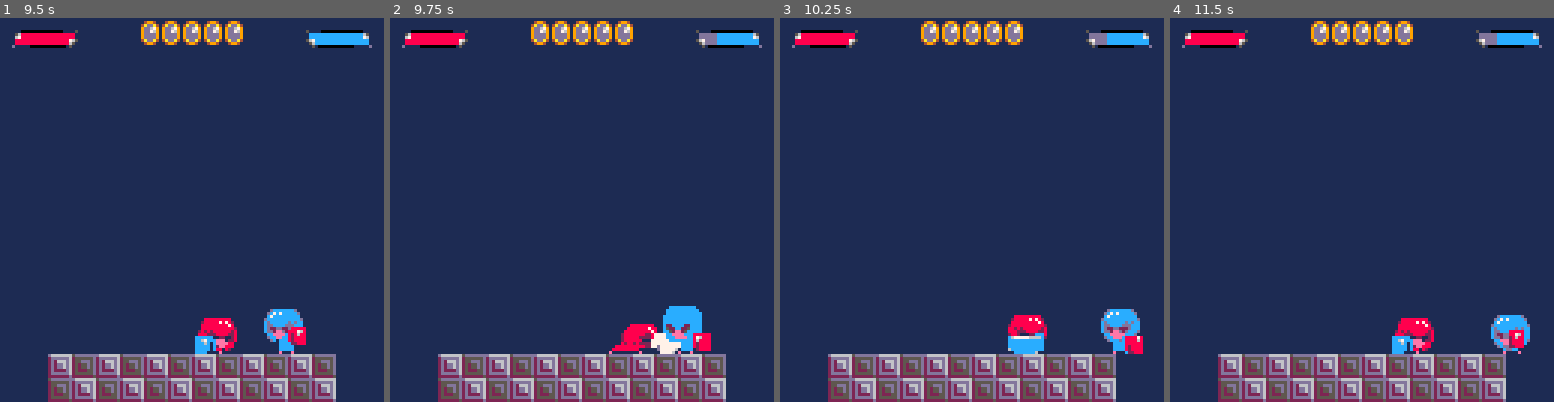
Above: before the commit, frames 1-4 (left to right).
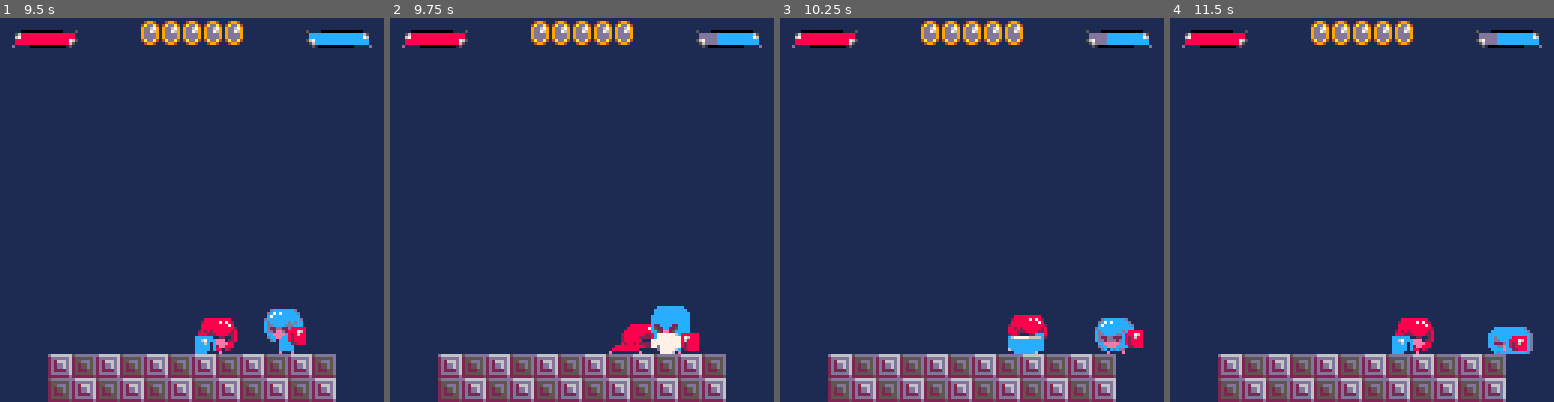
Above: after the commit, the same moments.

Repository: davidjtferguson/dancejab
Game: PICO-8 cartridge jab.p8
The game is run twice, just before and just after one commit, with the same random seed, the same clock (stepped at 60 frames per second) and the same inputs.
Inputs:
- Up to frame 1 (9.5 s): tap X (X key) at 0.33, 1.07, 1.85, 2.97, 4.08, 5.2, 6.32, 7.43, 8.55 s; tap O (Z key) at 0.7, 1.7, 2.1, 2.5, 2.9, 3.3, 3.7, 4.1, 4.5, 4.9, 5.3, 5.7, 6.1, 6.5, 6.9, 7.3, 7.7, 8.1, 8.5, 8.9, 9.3 s; hold Right 1.6-2.1 s; hold Up 2.15-2.42 s; hold Right 2.47-3.03 s; hold Left 3.08-3.58 s; hold Down 3.63-3.97 s; hold Right 4.02-4.68 s; hold Up 4.73-5.03 s; hold Left 5.08-5.68 s; hold Down 5.73-6.03 s; hold Right 6.08-6.58 s; hold Right 6.63-7.13 s; hold Up 7.18-7.45 s; hold Right 7.5-8.07 s; hold Left 8.12-8.62 s; hold Down 8.67-9 s; hold Right from 9.05 s (still down)
- Up to frame 2 (9.75 s): tap X (X key) at 9.67 s; tap O (Z key) at 9.7 s; release Right at 9.72 s
- Up to frame 3 (10.25 s): hold Up 9.77-10.07 s; tap O (Z key) at 10.1 s; hold Left from 10.12 s (still down)
- Up to frame 4 (11.5 s): tap O (Z key) at 10.5, 10.9, 11.3 s; release Left at 10.72 s; hold Down 10.77-11.07 s; tap X (X key) at 10.78 s; hold Right from 11.12 s (still down)

Frame 1 is identical in both runs. In frame 2, 1.0% of the frame differs, in the area x 67-84%, y 75-88%; in frame 3, 0.9%; in frame 4, 0.9%.

Commit message:
hit pause and shoogle

Diff:
--- a/jab.p8
+++ b/jab.p8
@@ -13,11 +13,14 @@
 
   --how long each action lasts
   -- in frames at 60fps
+  -- note animations will need to be updated
+  -- if screwing around with these
   dashframes=7,
   jabframes=7,
   jablagframes=10,
-  connectlagframes=12,
-  hitstunframes=10,
+  connectlagframes=19,
+  hitpauseframes=7,
+  hitrecoilframes=10,
 
   --movement limits
   -- in pixels/frame
@@ -69,7 +72,7 @@
   animjab=createanim({72,74,76},{3,6,1},false),
   animringout=createanim({192,194},6,false),
   animjablag=createanim({78,44,100},{3,3,5},false),
-  animconnectlag=createanim({102,74,46,78},{2,3,5,3},false),
+  animconnectlag=createanim({102,74,46,78},{9,3,5,3},false),
   animhitstun=createanim({34,108,110},{3,3,10},false),
   animlostround=createanim({108,110},{6,1},false),
   animlostmatch=createanim({160,162,164,166},{6,3,10,10}),
@@ -108,12 +111,9 @@
   pno=av.no,
   active=true,
 
-  --once inactive, frames before dissipearing
-  destroyframes=13,
-
   --fist animations
   animthrow=createanim({120,104},{3,5},false),
-  animconnect=createanim({121,120,104},{3,2,15},false),
+  animconnect=createanim({121,120,104},{9,2,7},false),
  }
  box.anim=box.animthrow
  add(hitboxes,box)
@@ -489,8 +489,14 @@
   av.xvel=0
  elseif av.state=="connectlag" then
   --pause
- elseif av.state=="hitstun" then
-  --pause
+ elseif av.state=="hitpause" then
+  av.xvel=0
+  if av.statetimer==0 then
+   av.state="hitrecoil"
+   av.statetimer=av.hitrecoilframes
+  end
+ elseif av.state=="hitrecoil" then
+  takeknockback(av)
  elseif av.state=="won" then
   av.xvel=0
 
@@ -505,6 +511,9 @@
   end
 
  elseif av.state=="dead" then
+  if av.statetimer==80 then
+   takeknockback(av)
+  end
   av.xvel*=0.9
  elseif av.state=="ringout" then
   --make sure we overrite others,
@@ -542,6 +551,14 @@
  end
 end
 
+function takeknockback(av)
+ if av.flipped then
+  av.xvel=hitknockback
+ else
+  av.xvel=-hitknockback
+ end
+end
+
 function hitboxcollision(av)
  for box in all(hitboxes) do
   if box.pno!=av.no then
@@ -558,15 +575,9 @@
      av.hitpoints-=1
     end
 
-    av.state="hitstun"
-    av.statetimer=av.hitstunframes
+    av.state="hitpause"
+    av.statetimer=av.hitpauseframes
     av.anim=av.animhitstun
-
-    if av.flipped then
-     av.xvel=hitknockback
-    else
-     av.xvel=-hitknockback
-    end
 
     if av.hitpoints==0 then
      sfx(14)
@@ -602,9 +613,7 @@
  updateanim(box.anim)
 
  if not box.active then
-  box.destroyframes-=1
-
-  if box.destroyframes==0 then
+  if box.anim.finished then
    del(hitboxes,box)
    return
   end
@@ -700,11 +709,13 @@
   0,0,
   16,16)
 
- spr(p1.anim.sprite,p1.x,p1.y,2,2,p1.flipped)
-
+ drawav(p1)
+
+ drawwithp2colours(drawav)
+
+ --draw player1 hitboxes again
+ -- on top of p2
  drawavhitboxes(p1)
-
- drawwithp2colours(drawp2)
 
  --game info
  --p1 health
@@ -766,15 +777,19 @@
  -- end
 end
 
-function drawp2start()
- sspr(96,50,16,16,
-  66,42,32,32,true)
-end
-
-function drawp2()
- spr(p2.anim.sprite,p2.x,p2.y,2,2,p2.flipped)
-
- drawavhitboxes(p2)
+function drawav(av)
+ --add a little shake if being hit
+ -- shouldn't be every frame!
+ local randx=0
+ local randy=0
+
+ if av.state=="hitpause" then
+  randx=rnd(3)-1.5
+  randy=rnd(3)-1.5
+ end
+ spr(av.anim.sprite,av.x+randx,av.y+randy,2,2,av.flipped)
+
+ drawavhitboxes(av)
 end
 
 function drawwithp2colours(drawing)
@@ -783,7 +798,7 @@
  pal(12,8)
  pal(1,2)
 
- drawing()
+ drawing(p2)
 
  pal()
  palt(0,false)
